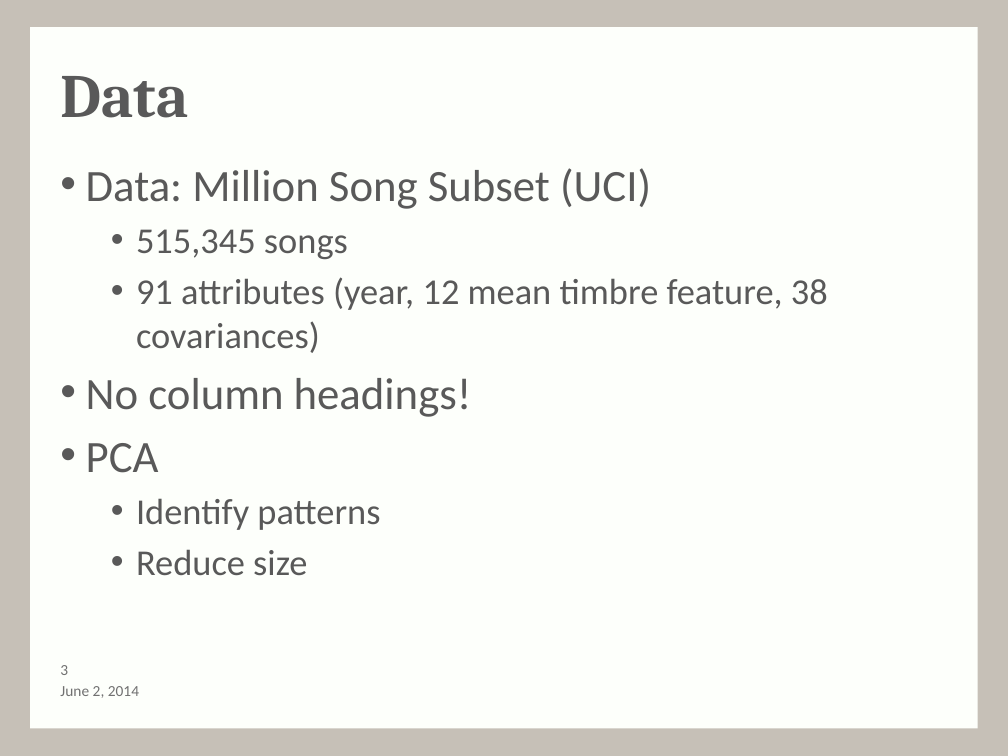
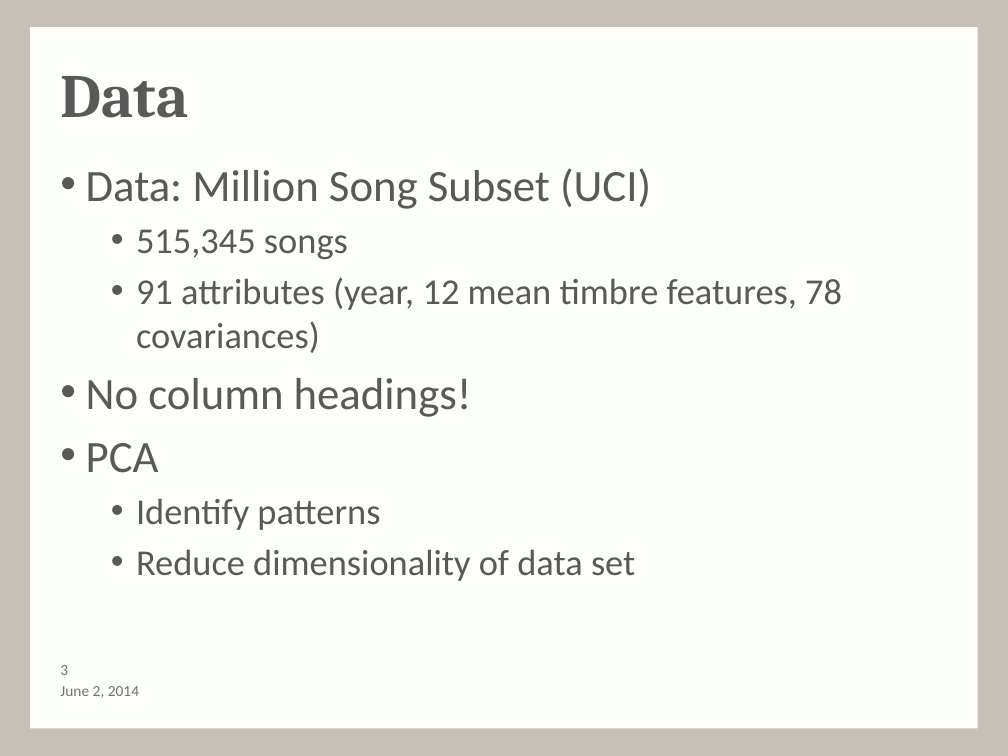
Before and after one commit to andy-olstad/POGSproj3, a slide deck: slide 3 of Project3_presentation.pptx. Drawn at 1008x756 pixels with LibreOffice and Linux fonts; fonts in the diff are those of the drawing; background and template pictures are left out. Boxes give left, top, right and bottom in pixels: in the first picture for what was removed or moved away, otherwise in the second. Text is boxed around its words. In the diff, an @@ line names an element or a change of style, - is before the commit and + after.

```diff
--- a/Project3_presentation.pptx
+++ b/Project3_presentation.pptx
@@ text at bbox=[136, 277, 842, 353]: text changed @@
-    • 91 attributes (year, 12 mean timbre feature, 38 covariances)
+    • 91 attributes (year, 12 mean timbre features, 78 covariances)
@@ text at bbox=[136, 549, 635, 581]: text changed @@
-    • Reduce size
+    • Reduce dimensionality of data set
```
Also in this commit, not shown: 2 other slides changed, 2 slides added, 5 other files.
